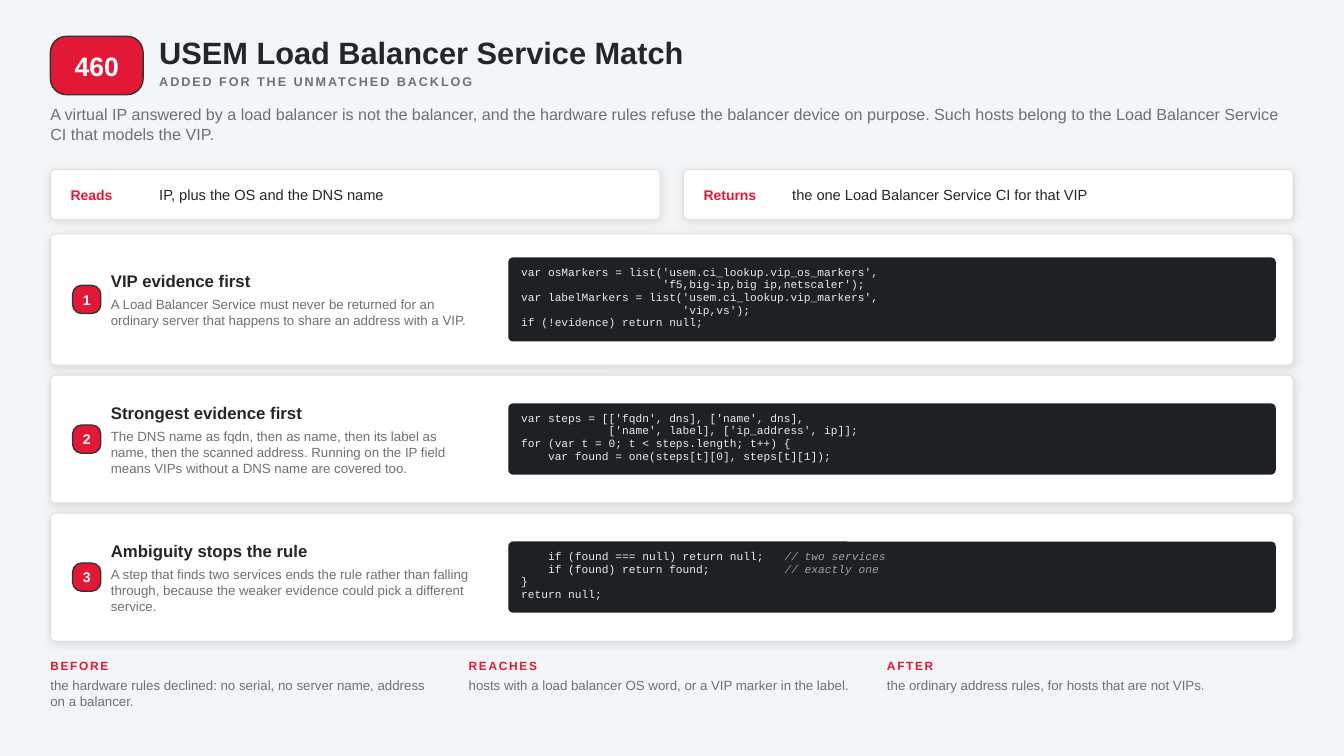
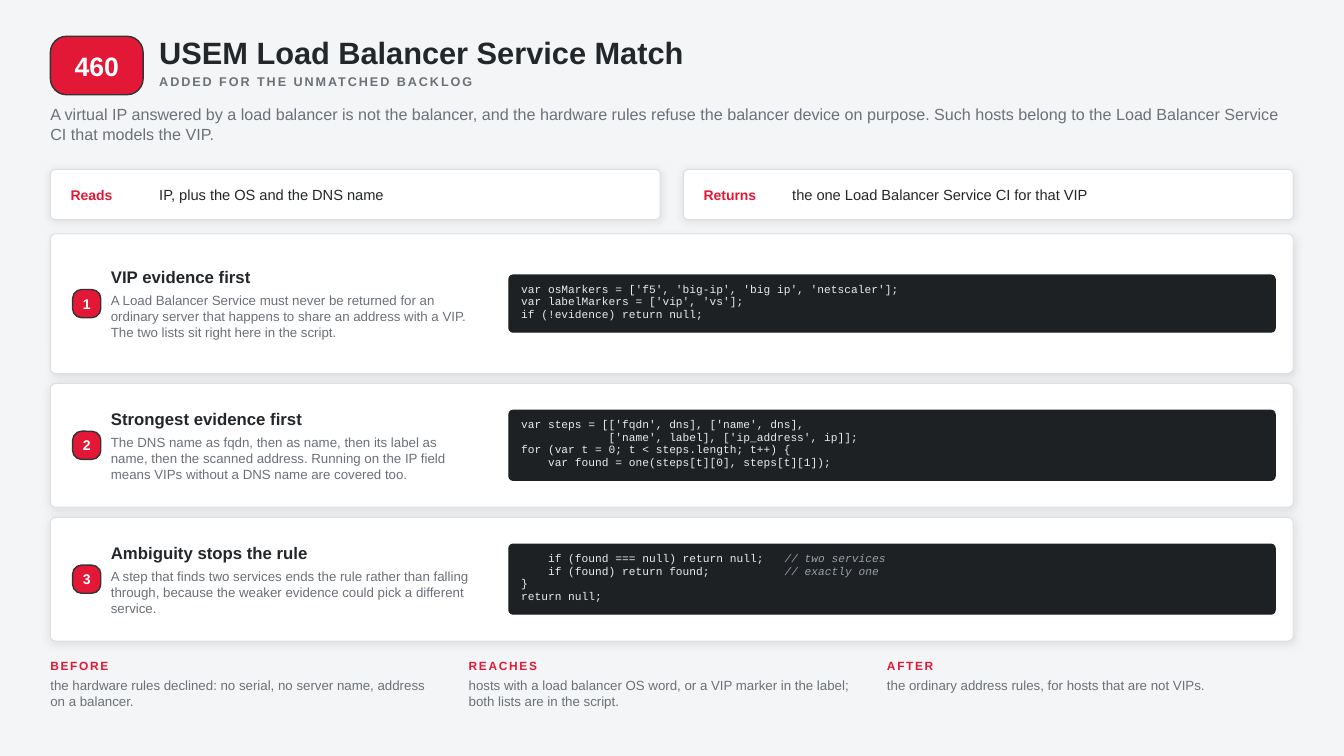
Before and after one commit to singhmihir/py, a slide deck: slide 28 of stories/qualys-ci-lookup-rules/Qualys CI Lookup Rules - Technical Walkthrough.pptx. Drawn at 1344x756 pixels with LibreOffice and Linux fonts; fonts in the diff are those of the drawing. Boxes give left, top, right and bottom in pixels: in the first picture for what was removed or moved away, otherwise in the second. Text is boxed around its words. In the diff, an @@ line names an element or a change of style, - is before the commit and + after.

```diff
--- a/stories/qualys-ci-lookup-rules/Qualys CI Lookup Rules - Technical Walkthrough.pptx
+++ b/stories/qualys-ci-lookup-rules/Qualys CI Lookup Rules - Technical Walkthrough.pptx
@@ rounded rectangle resized from (x1=50, y1=234, x2=1294, y2=365) to (x1=50, y1=234, x2=1294, y2=373) @@
@@ text at (x1=111, y1=295, x2=466, y2=340): text changed @@
-A Load Balancer Service must never be returned for an ordinary server that happens to share an address with a VIP.
+A Load Balancer Service must never be returned for an ordinary server that happens to share an address with a VIP. The two lists sit right here in the script.
@@ proportions changed in 4 elements at (x1=50, y1=517, x2=1294, y2=641), (x1=50, y1=234, x2=1294, y2=373), (x1=50, y1=383, x2=1294, y2=507), (x1=509, y1=275, x2=1275, y2=332) @@
@@ rounded rectangle resized from (x1=509, y1=258, x2=1275, y2=341) to (x1=509, y1=275, x2=1275, y2=332) @@
@@ text at (x1=521, y1=285, x2=899, y2=308): text changed @@
-var osMarkers = list('usem.ci_lookup.vip_os_markers',
-'f5,big-ip,big ip,netscaler');
-var labelMarkers = list('usem.ci_lookup.vip_markers',
-'vip,vs');
+var osMarkers = ['f5', 'big-ip', 'big ip', 'netscaler'];
+var labelMarkers = ['vip', 'vs'];
@@ text "var osMarkers = ['f5', 'big-ip', ..." moved from (x1=521, y1=268, x2=878, y2=329) to (x1=521, y1=285, x2=899, y2=321) @@
@@ rounded rectangle resized from (x1=50, y1=375, x2=1294, y2=503) to (x1=50, y1=383, x2=1294, y2=507) @@
@@ text "Strongest evidence first" moved from (x1=111, y1=407, x2=445, y2=473) to (x1=111, y1=413, x2=445, y2=479) @@
@@ 3 texts, 3 rounded rectangles moved together from (x1=73, y1=285, x2=1275, y2=474) to (x1=73, y1=289, x2=1275, y2=480) @@
@@ rounded rectangle resized from (x1=50, y1=513, x2=1294, y2=641) to (x1=50, y1=517, x2=1294, y2=641) @@
@@ text at (x1=469, y1=680, x2=849, y2=709): text changed @@
-hosts with a load balancer OS word, or a VIP marker in the label.
+hosts with a load balancer OS word, or a VIP marker in the label; both lists are in the script.
```
Also in this commit, not shown: 7 other slides changed, 18 other files.
